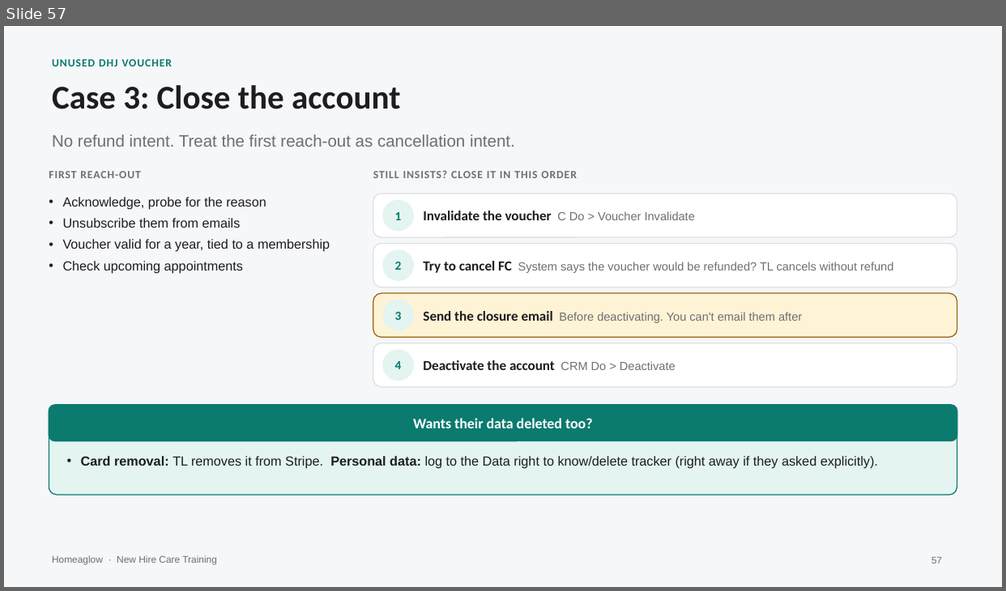
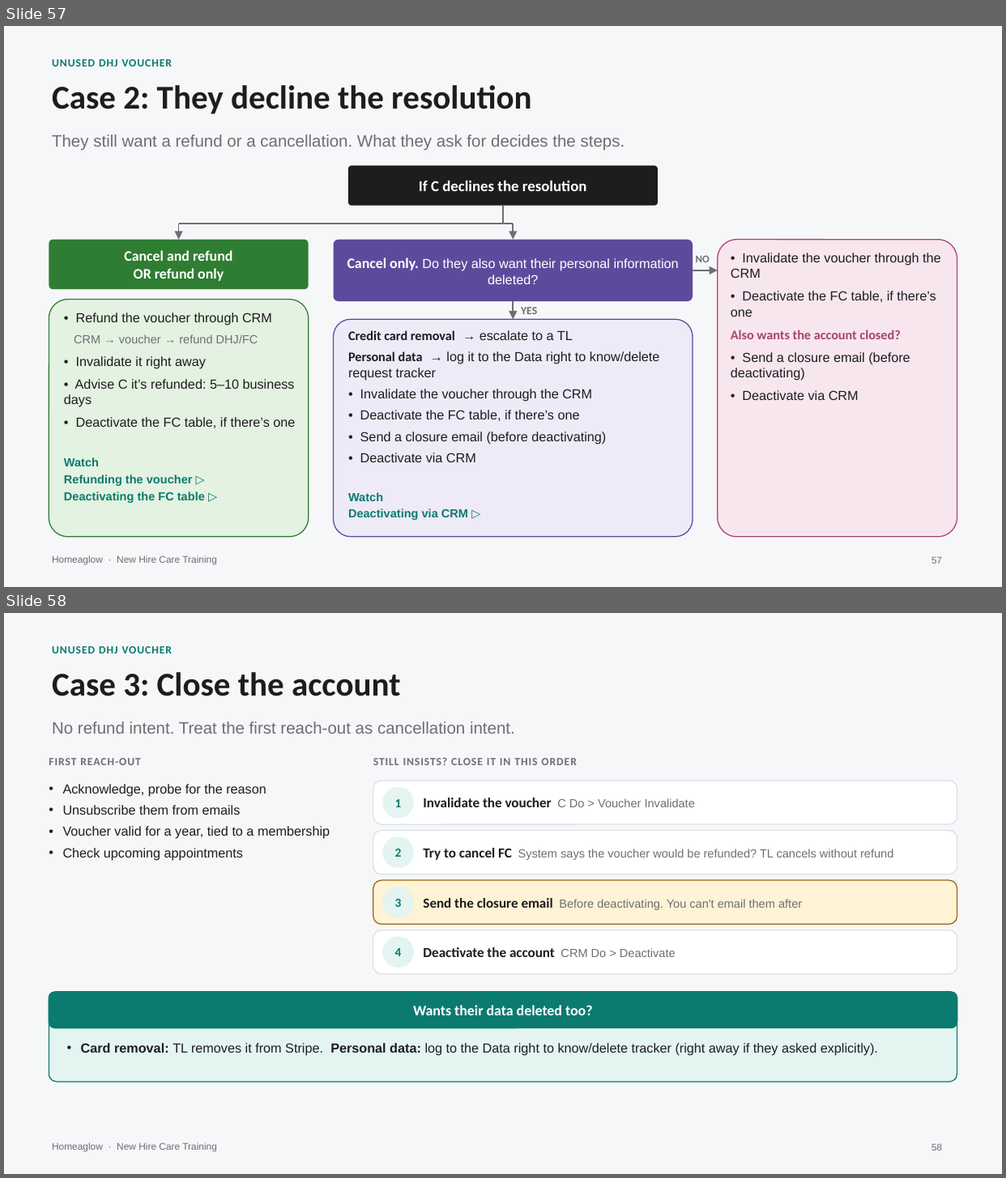
Before and after one commit to anjulimichelle/training, a slide deck: retention-membership-cancellation/retention-membership-cancellation.pptx. Shown one above the other, each under a label of ours: slide 57 before the commit, slides 57 and 58 after it. The pictures are 1006x591 and 1006x1178 pixels, drawn with LibreOffice and Linux fonts; fonts in the diff are those of the drawing. Boxes give left, top, right and bottom in pixels: in the first picture for what was removed or moved away, otherwise in the second. Text is boxed around its words. In the diff, an @@ line names an element or a change of style, - is before the commit and + after.

```diff
--- a/retention-membership-cancellation/retention-membership-cancellation.pptx
+++ b/retention-membership-cancellation/retention-membership-cancellation.pptx
@@ slide 57 added at [4, 26, 1002, 587], background #F6F7F9; not listed: 1 template element that a slide beside it also shows @@
@@ text added at [52, 59, 172, 66], 8 pt, text #0B7A6F, bold @@
+UNUSED DHJ VOUCHER
@@ text added at [52, 85, 531, 114], 24 pt, text #1D1D1F, bold @@
+Case 2: They decline the resolution
@@ text added at [52, 135, 625, 150], 12 pt, text #6E6E73 @@
+They still want a refund or a cancellation. What they ask for decides the steps.
@@ rounded rectangle added at [348, 165, 658, 206], fill #1D1D1F, 11 pt, text #FFFFFF, bold @@
+If C declines the resolution
@@ line added from (503, 206) to (503, 224), #6E6E73 1 pt @@
@@ rounded rectangle added at [49, 240, 309, 289], fill #2E7D32, 10.5 pt, text #FFFFFF, bold @@
+Cancel and refund
+OR refund only
@@ line added from (179, 224) to (513, 224), #6E6E73 1 pt @@
@@ arrow added from (179, 224) to (179, 240), #6E6E73 1 pt @@
@@ rounded rectangle added at [334, 240, 692, 301], fill #5E4A9C, 9.5 pt, text #FFFFFF @@
+Cancel only. Do they also want their personal information deleted?
@@ arrow added from (513, 224) to (513, 240), #6E6E73 1 pt @@
@@ rounded rectangle added at [718, 240, 957, 537], fill #F8E6EE, outline #A8456B 0.75 pt @@
@@ text added at [696, 255, 710, 263], 7.5 pt, text #6E6E73, bold @@
+NO
@@ text added at [731, 253, 941, 400], 9.5 pt, text #1D1D1F @@
+• Invalidate the voucher through the CRM
+• Deactivate the FC table, if there’s one
+Also wants the account closed?
+• Send a closure email (before deactivating)
+• Deactivate via CRM
@@ arrow added from (692, 271) to (718, 271), #6E6E73 1 pt @@
@@ rounded rectangle added at [49, 300, 309, 537], fill #E4F2E1, outline #2E7D32 0.75 pt @@
@@ text added at [64, 313, 295, 503], 9.5 pt, text #1D1D1F @@
+• Refund the voucher through CRM
+CRM → voucher → refund DHJ/FC
+• Invalidate it right away
+• Advise C it’s refunded: 5–10 business days
+• Deactivate the FC table, if there’s one
+Watch
+Refunding the voucher ▷
+Deactivating the FC table ▷
@@ arrow added from (513, 301) to (513, 319), #6E6E73 1 pt @@
@@ text added at [521, 307, 537, 314], 8 pt, text #6E6E73, bold @@
+YES
@@ rounded rectangle added at [334, 319, 692, 537], fill #EEEAF8, outline #5E4A9C 0.75 pt @@
@@ text added at [348, 331, 660, 520], 9.5 pt, text #1D1D1F @@
+Credit card removal → escalate to a TL
+Personal data → log it to the Data right to know/delete request tracker
+• Invalidate the voucher through the CRM
+• Deactivate the FC table, if there’s one
+• Send a closure email (before deactivating)
+• Deactivate via CRM
+Watch
+Deactivating via CRM ▷
@@ page number added at [931, 557, 942, 564], 7 pt, text #6E6E73 @@
+57
@@ what was slide 57 is now slide 58 @@
@@ page number at [931, 1144, 942, 1151]: text changed @@
-57
+58
```
Also in this commit, not shown: 3 slides changed, 3 other files.
